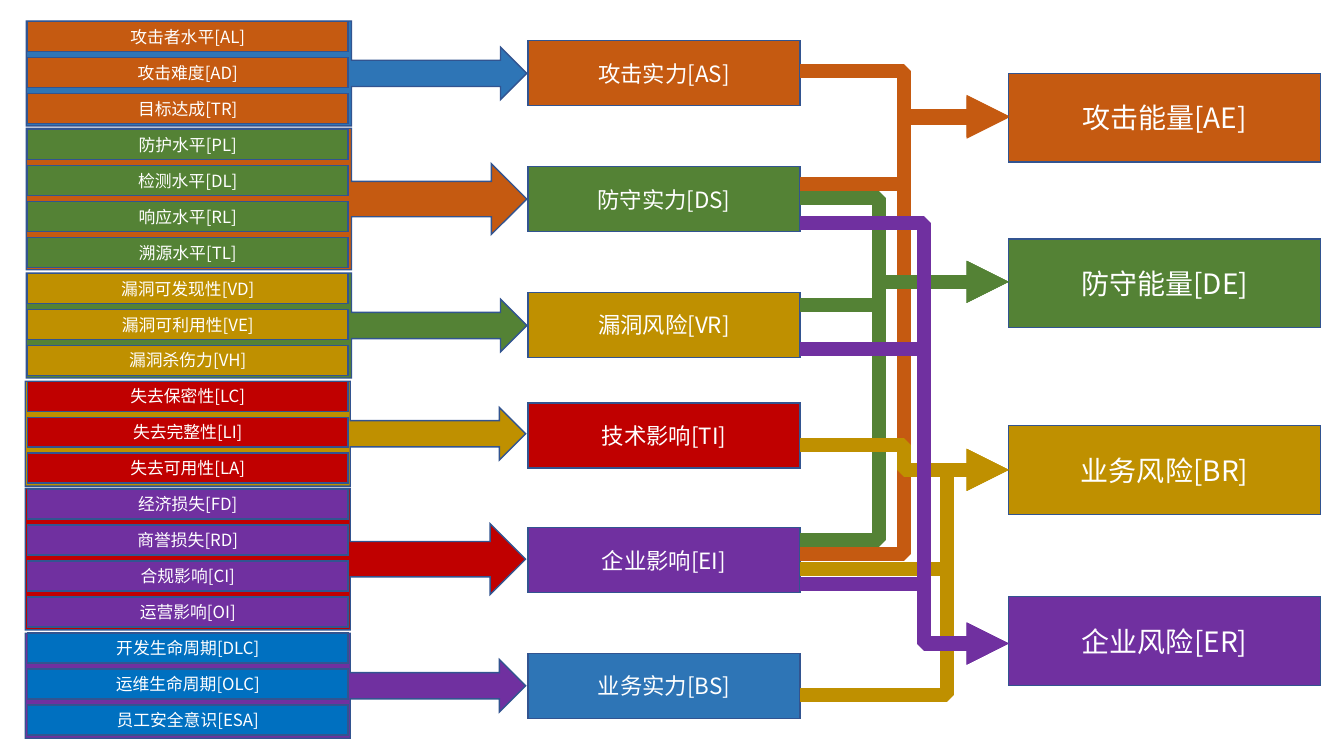
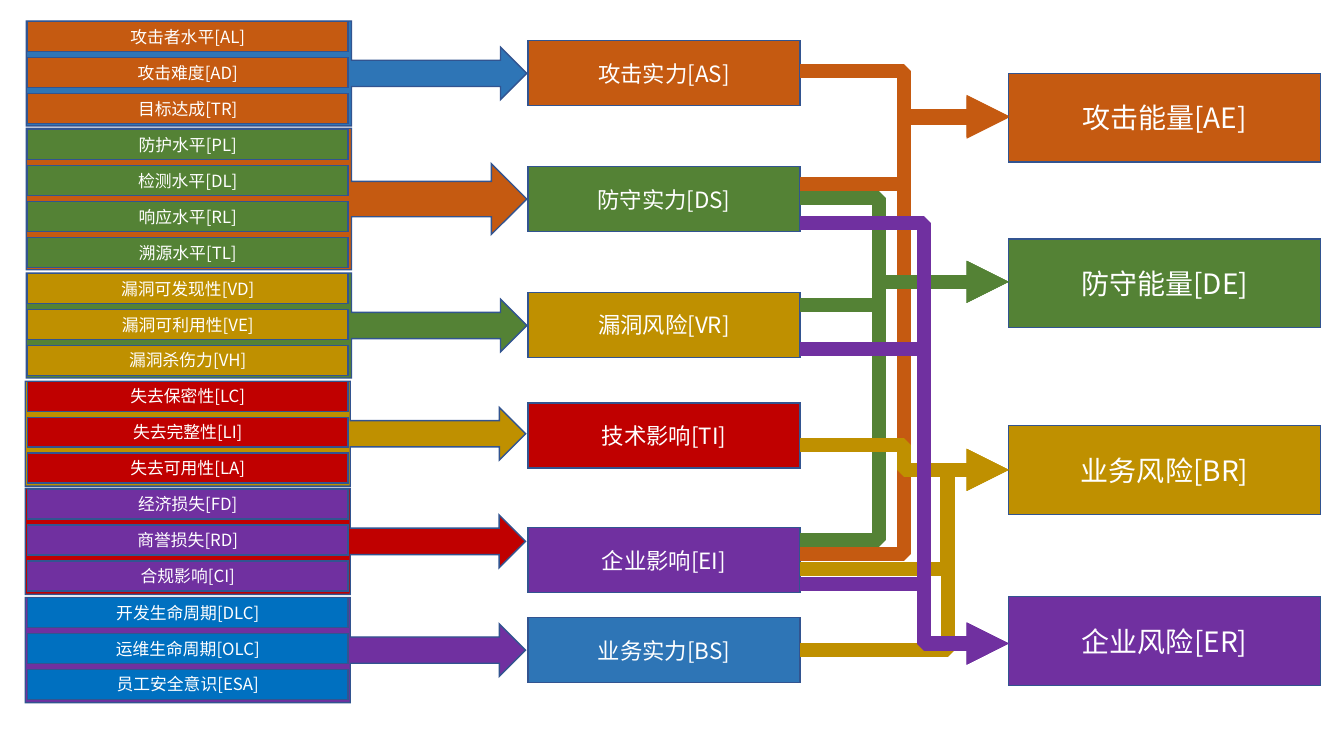
Before and after one commit to JDArmy/RTASS, a slide deck: slide 1 of design/计分.pptx. Drawn at 1344x756 pixels with LibreOffice and Linux fonts; fonts in the diff are those of the drawing. Boxes give left, top, right and bottom in pixels: in the first picture for what was removed or moved away, otherwise in the second. Text is boxed around its words. In the diff, an @@ line names an element or a change of style, - is before the commit and + after.

```diff
--- a/design/计分.pptx
+++ b/design/计分.pptx
@@ elbow arrow moved from (801, 696) - (1009, 470) to (801, 650) - (1009, 470) @@
@@ right arrow callout: place and size @@
-right arrow callout at box(25, 489, 525, 630)
+right arrow callout at box(25, 489, 525, 595)
@@ 4 rectangles, 1 right arrow callout: place and size @@
-4 rectangles, 1 right arrow callout at box(25, 633, 801, 738)
+4 rectangles, 1 right arrow callout at box(25, 598, 801, 703)
@@ rectangle removed at box(27, 597, 348, 627) @@
-运营影响[OI]
```
Also in this commit, not shown: 1 other slide changed, 11 other files.
